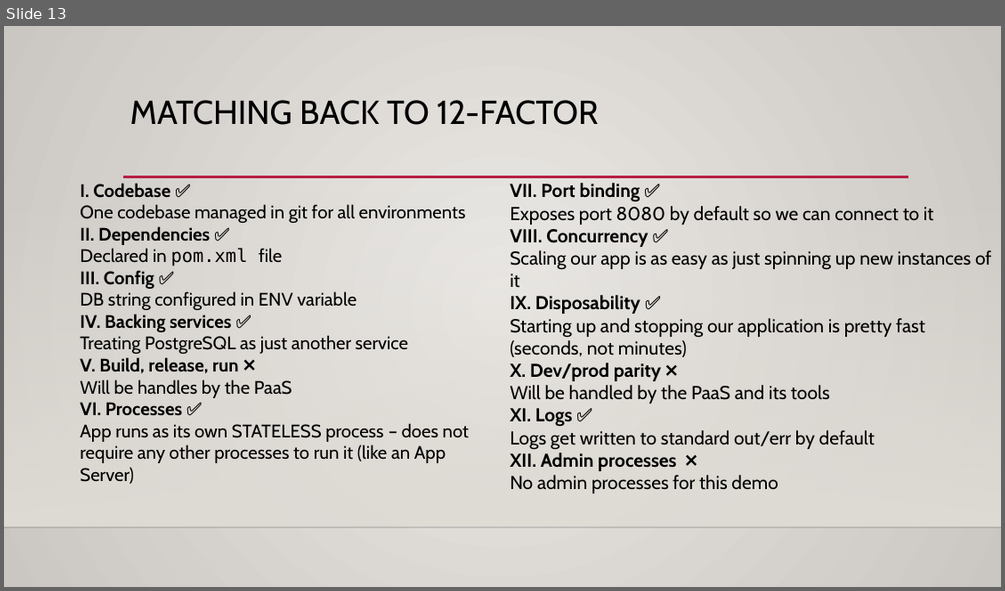
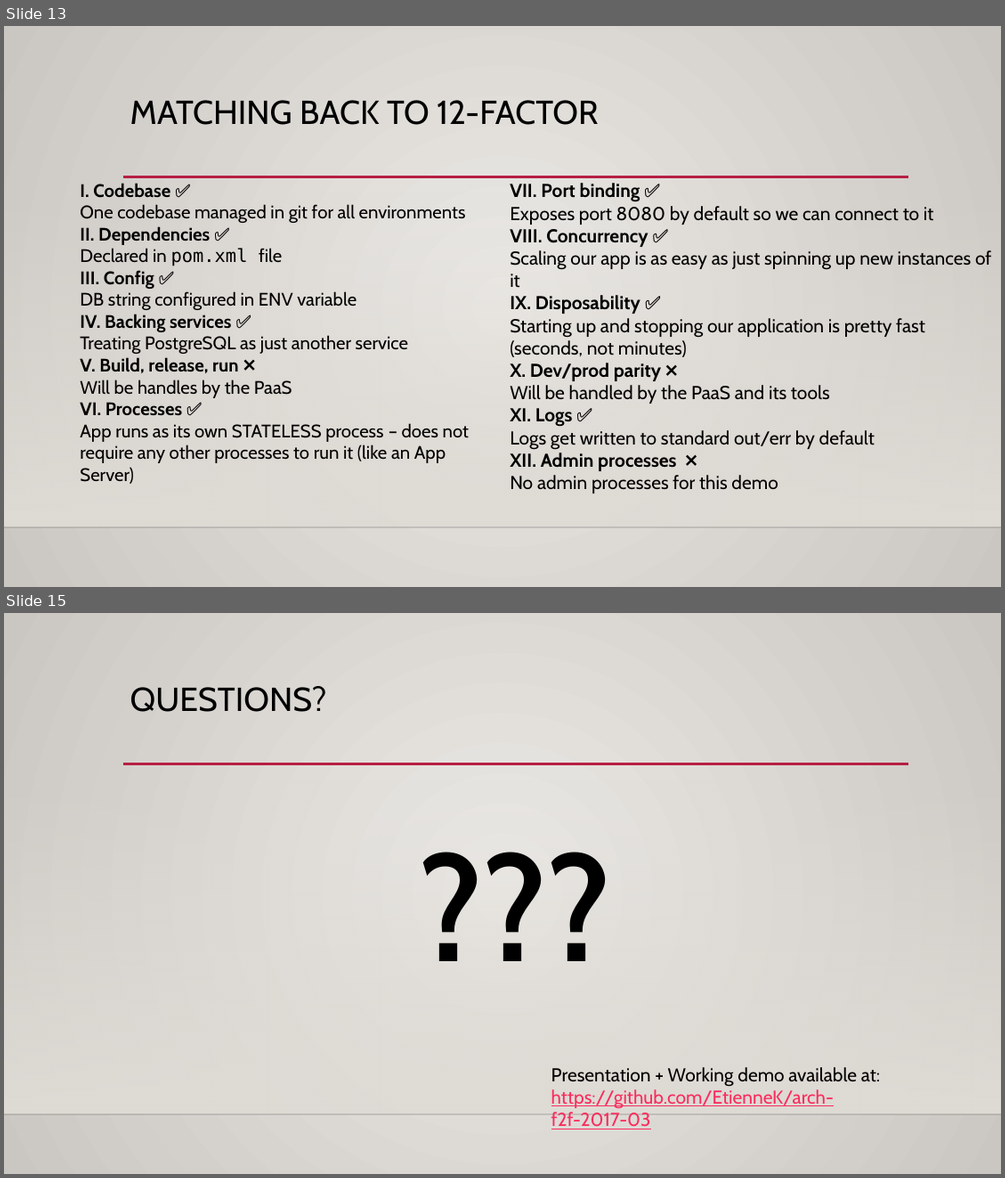
Before and after one commit to EtienneK/arch-f2f-2017-03, a slide deck: presentation.pptx. Shown one above the other, each under a label of ours: slide 13 before the commit, slides 13 and 15 after it; the slides between them are not shown. The pictures are 1005x591 and 1005x1178 pixels, drawn with LibreOffice and Linux fonts; fonts in the diff are those of the drawing; background and template pictures are left out. Boxes give left, top, right and bottom in pixels: in the first picture for what was removed or moved away, otherwise in the second. Text is boxed around its words. In the diff, an @@ line names an element or a change of style, - is before the commit and + after.

Commit message:
Updated Spring demo by locking version; Updated presentation

```diff
--- a/presentation.pptx
+++ b/presentation.pptx
@@ slide 15 added at (4, 613, 1001, 1174), background gradient #ECEAE7 to #CAC7C1; not listed: 3 template elements that a slide beside it also shows @@
@@ title added at (130, 686, 327, 712), 32 pt, text #000000 @@
+QUESTIONS?
@@ text added at (123, 778, 908, 1000), 140 pt, text #000000, bold @@
+???
@@ text added at (551, 1067, 880, 1129), 18 pt, text #FA2B5C, underline @@
+Presentation + Working demo available at:
+https://github.com/EtienneK/arch-f2f-2017-03
```
Also in this commit, not shown: 1 slide removed, 1 other file.
